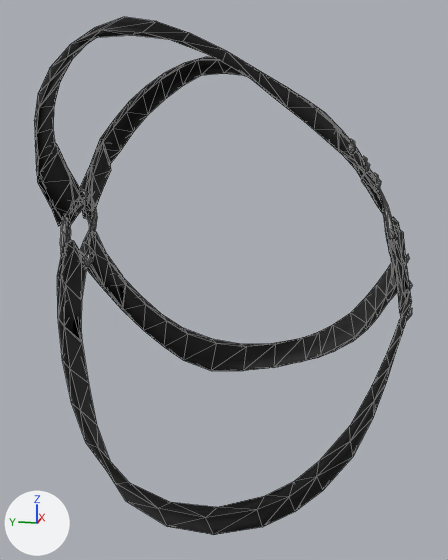
The glTF model apps/web/public/assets/3dx/clothes/top/3dx_m_top_harness.glb: old version first, new version second.
The view is the same before and after, from a camera (50 mm lens) standing at (-0.505, -0.074, 1.445) and looking at (-0.007, 0.025, 1.321). The axes (+X, +Y, +Z) are drawn at lower left. The lights are the same throughout. The picture after the commit comes second. Mesh edges are drawn as thin lines. Vertices at exactly the same position are counted once.

The first picture shows 'harness_1'.
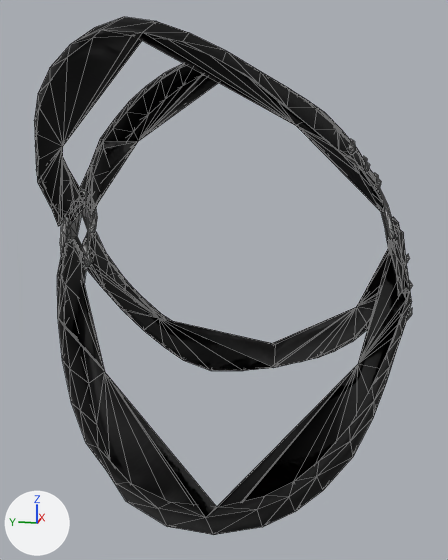
Changed parts and their boxes (x1, y1, x2, y2) in the pictures (448 x 560 px):
part 1 of me_harness_1, added: after (37, 32, 410, 517)

The edits, one by one:
me_harness_1 is used by ob_harness_1; location (0.0, 0.0, 0.0).
me_harness_1 had 1016 vertices, 1727 faces and spanned x -0.167..0.167, y -0.123..0.163, z 1.18..1.511.
me_harness_1 now has 1052 vertices, 2209 faces and spans x -0.167..0.167, y -0.123..0.163, z 1.18..1.511.
Part 1, on me_harness_1:
36 vertices are added at x -0.082..0.082, y -0.119..0.158, z 1.258..1.446.
482 new faces join them.
